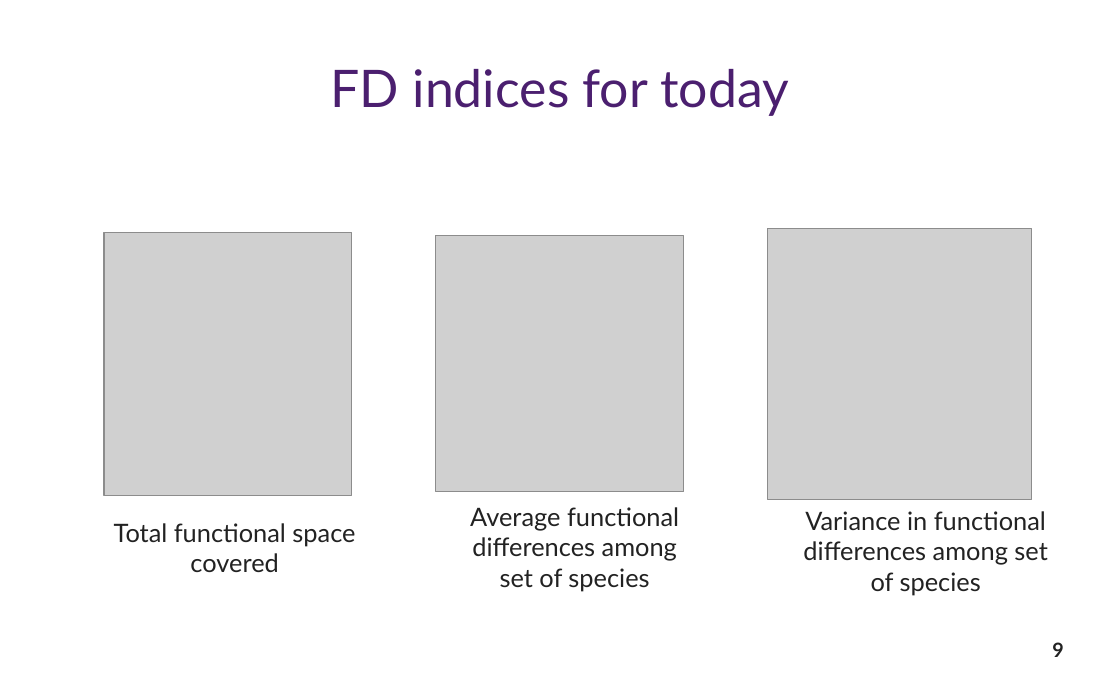
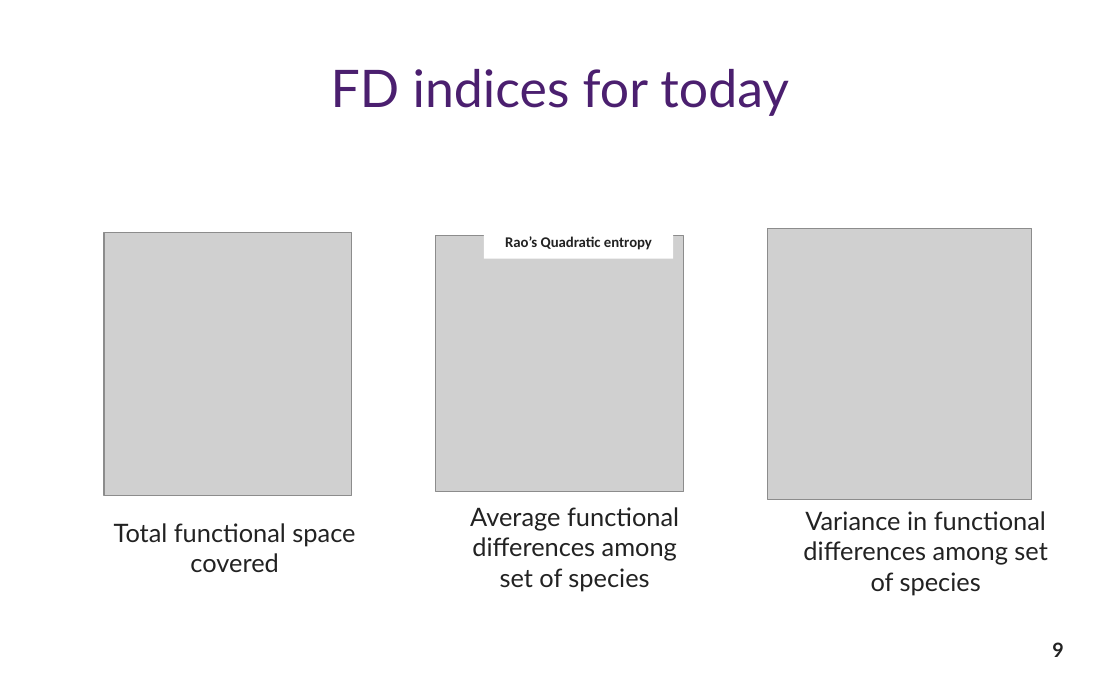
Before and after one commit to Rekyt/biodiversity_facets_tutorial, a slide deck: slide 9 of biodiversity_facets_presentation.odp. Drawn at 1120x700 pixels with LibreOffice and Linux fonts; fonts in the diff are those of the drawing; grey boxes stand for pictures. Boxes give left, top, right and bottom in pixels: in the first picture for what was removed or moved away, otherwise in the second. Text is boxed around its words. In the diff, an @@ line names an element or a change of style, - is before the commit and + after.

Commit message:
Replace Rao's QE

```diff
--- a/biodiversity_facets_presentation.odp
+++ b/biodiversity_facets_presentation.odp
@@ rectangle added at [484,228,673,258], fill #FFFFFF, 10.5 pt, text #222222, bold @@
+Rao’s Quadratic entropy
```
